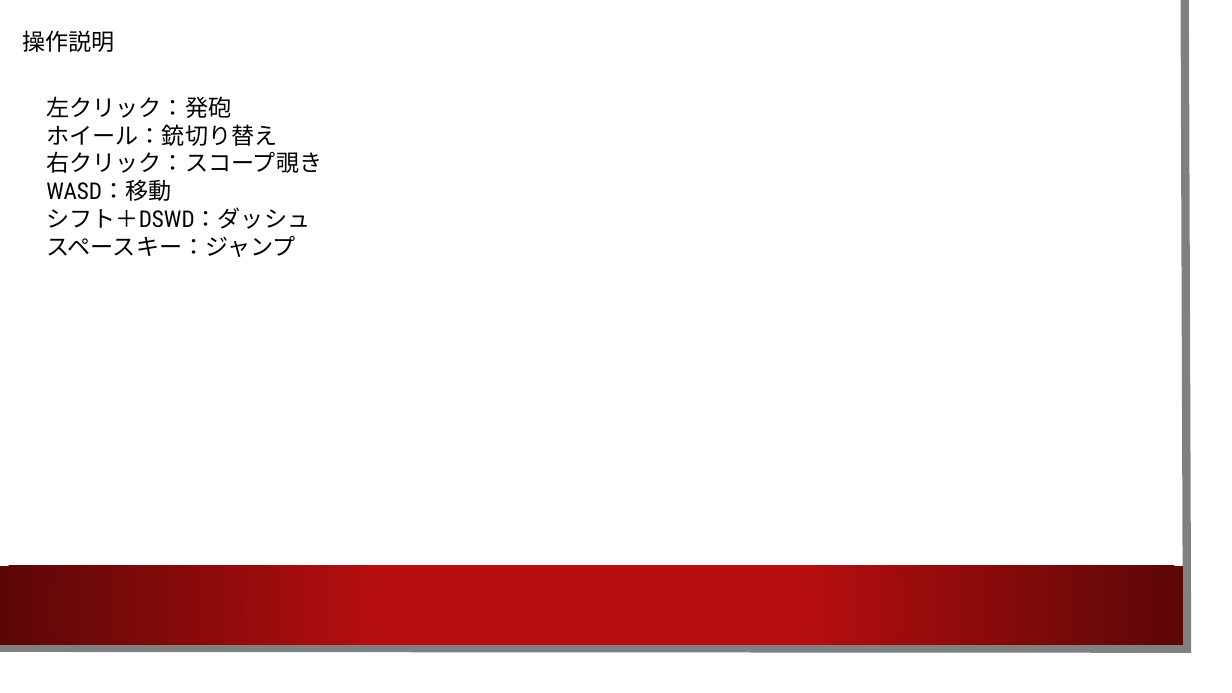
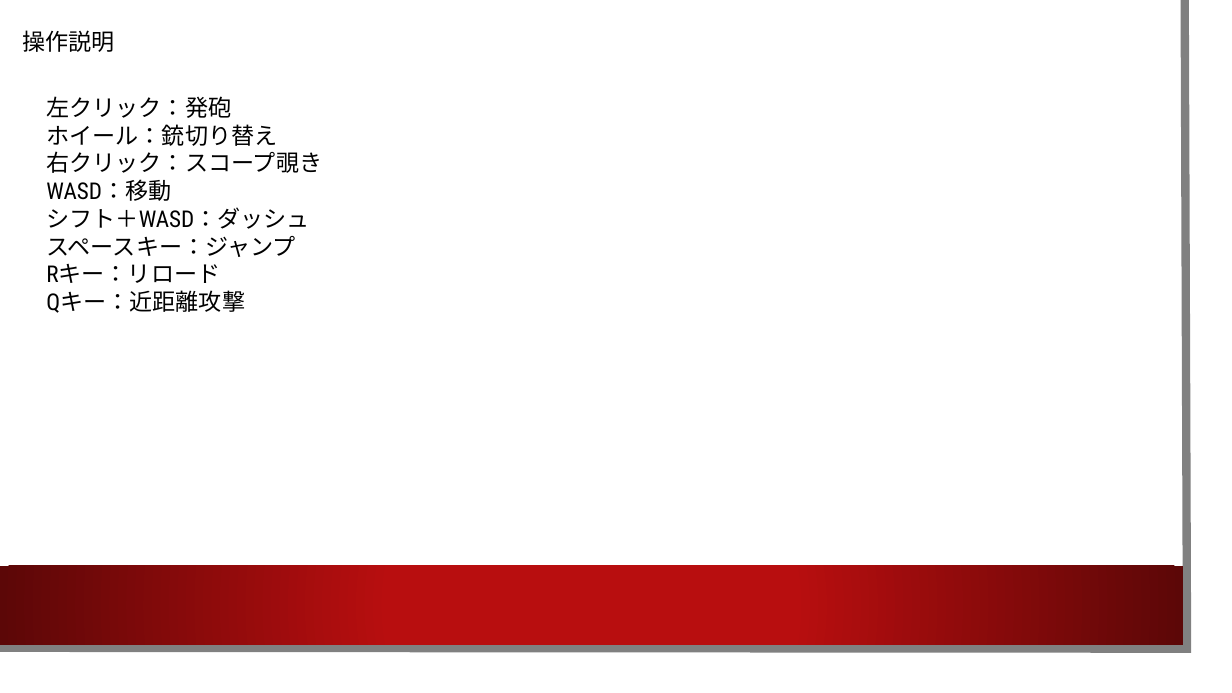
Before and after one commit to toruSIF378/UnityZombie, a slide deck: slide 3 of Zombie.pptx. Drawn at 1232x693 pixels with LibreOffice and Linux fonts; fonts in the diff are those of the drawing; background and template pictures are left out. Boxes give left, top, right and bottom in pixels: in the first picture for what was removed or moved away, otherwise in the second. Text is boxed around its words. In the diff, an @@ line names an element or a change of style, - is before the commit and + after.

```diff
--- a/Zombie.pptx
+++ b/Zombie.pptx
@@ text at <box>46,207,309,229</box>: text changed @@
-シフト＋DSWD：ダッシュ
+シフト＋WASD：ダッシュ
@@ text at <box>46,264,245,313</box>: paragraphs added @@
+Rキー：リロード
+Qキー：近距離攻撃
```
Also in this commit, not shown: 1 other slide changed, 2 slides added, 1 slide removed.
